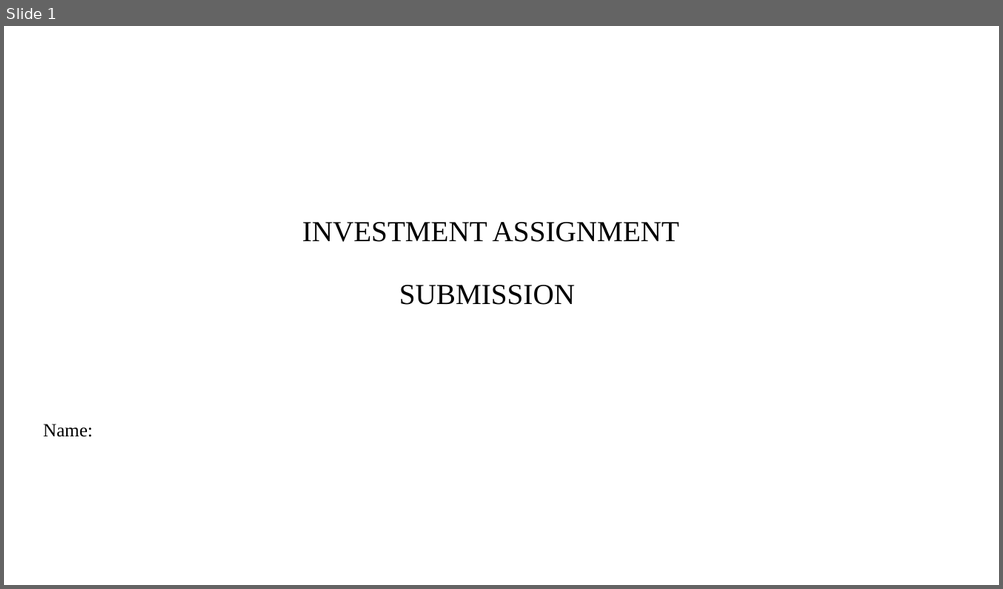
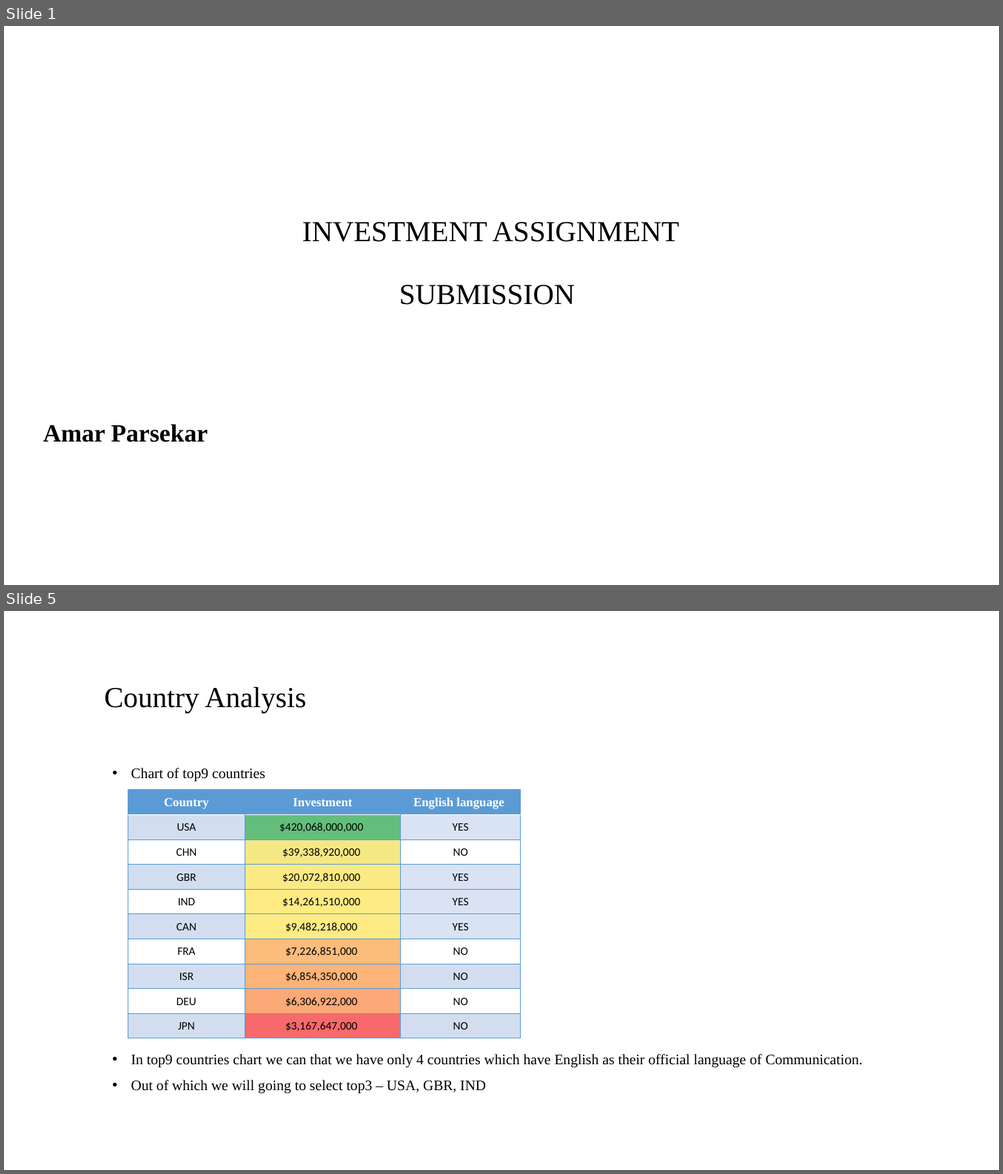
Before and after one commit to Immortal31/assignments, a slide deck: First Assignment/INVEST.pptx. Shown one above the other, each under a label of ours: slide 1 before the commit, slides 1 and 5 after it; the slides between them are not shown. The pictures are 1003x589 and 1003x1174 pixels, drawn with LibreOffice and Linux fonts; fonts in the diff are those of the drawing; background and template pictures are left out. Boxes give left, top, right and bottom in pixels: in the first picture for what was removed or moved away, otherwise in the second. Text is boxed around its words. In the diff, an @@ line names an element or a change of style, - is before the commit and + after.

```diff
--- a/First Assignment/INVEST.pptx
+++ b/First Assignment/INVEST.pptx
@@ slide 5 added at (4, 611, 999, 1170), background #FFFFFF @@
@@ title added at (104, 686, 306, 713), 28 pt, text #000000 @@
+Country Analysis
@@ text added at (131, 768, 862, 1094), 14 pt, text #000000 @@
+• Chart of top9 countries
+• In top9 countries chart we can that we have only 4 countries which have English as their official language of Communication.
+• Out of which we will going to select top3 – USA, GBR, IND
@@ table added at (128, 790, 521, 1039), 10 rows, 3 columns @@
+Country | Investment | English language
+USA | $420,068,000,000 | YES
+CHN | $39,338,920,000 | NO
+GBR | $20,072,810,000 | YES
+IND | $14,261,510,000 | YES
+CAN | $9,482,218,000 | YES
+FRA | $7,226,851,000 | NO
+ISR | $6,854,350,000 | NO
+DEU | $6,306,922,000 | NO
+JPN | $3,167,647,000 | NO
@@ slide 1 changed as well @@
@@ subtitle at (43, 424, 208, 443): text changed; size 18 to 24 pt; bold on @@
-Name:
+Amar Parsekar
```
Also in this commit, not shown: 3 other slides changed, 5 other slides added, 6 slides removed, 21 other files.
